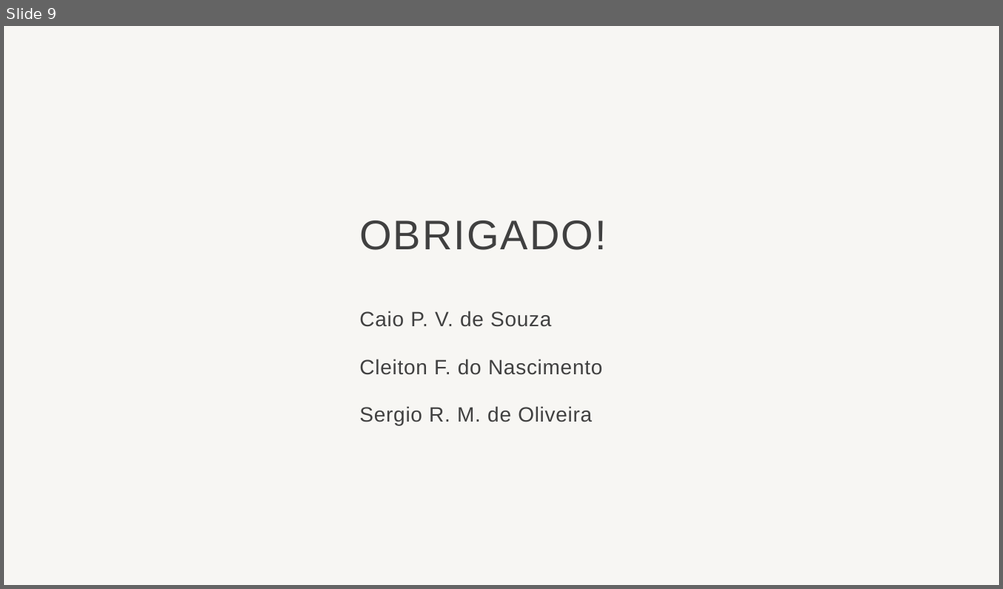
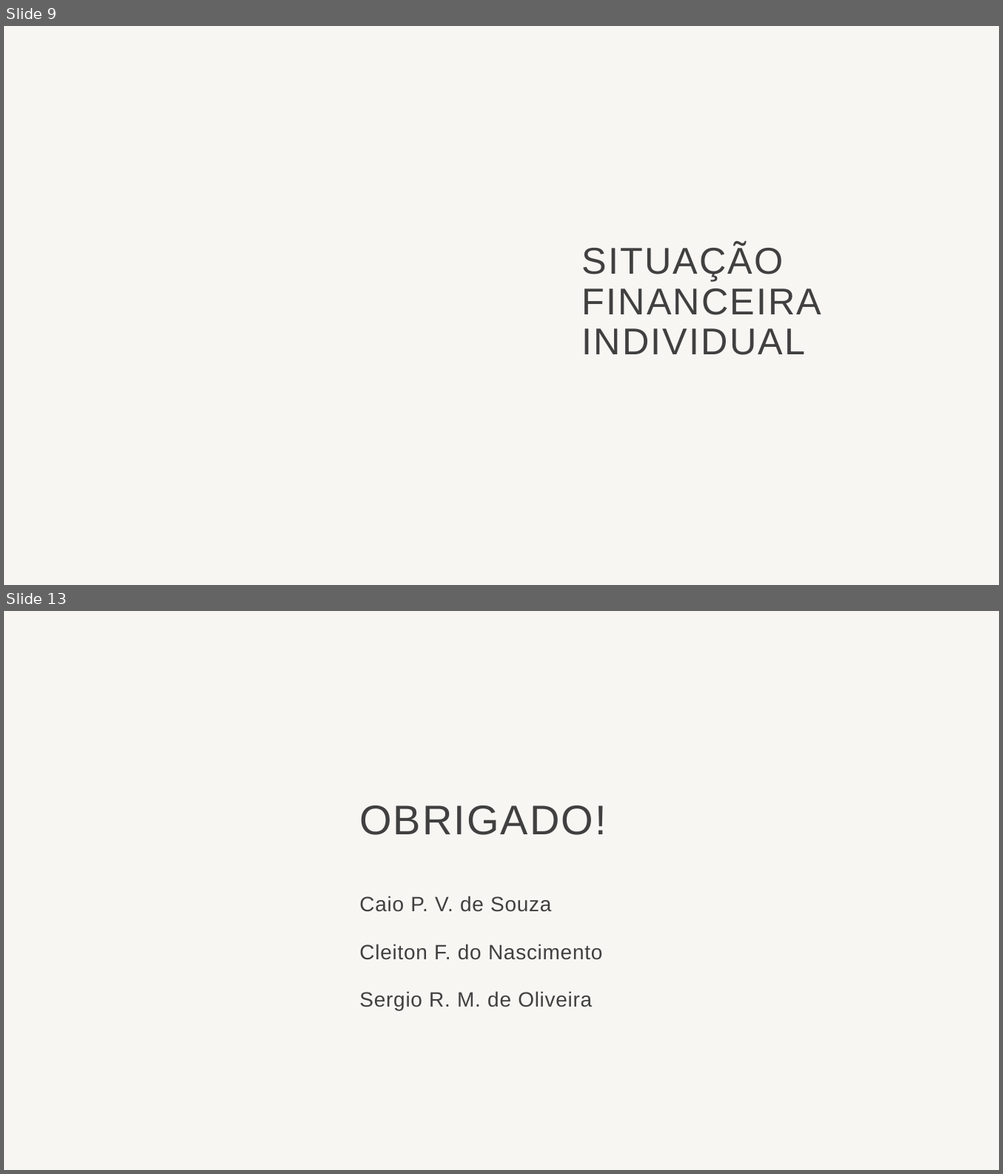
Before and after one commit to caiopsouza/enade, a slide deck: slides/slides.pptx. Shown one above the other, each under a label of ours: slide 9 before the commit, slides 9 and 13 after it; the slides between them are not shown. The pictures are 1003x589 and 1003x1174 pixels, drawn with LibreOffice and Linux fonts; fonts in the diff are those of the drawing; background and template pictures are left out. Boxes give left, top, right and bottom in pixels: in the first picture for what was removed or moved away, otherwise in the second. Text is boxed around its words. In the diff, an @@ line names an element or a change of style, - is before the commit and + after.

Commit message:
Renda individual

```diff
--- a/slides/slides.pptx
+++ b/slides/slides.pptx
@@ slide 9 added at (4,26,999,585), background #F7F6F3 @@
@@ title added at (582,244,822,355), 36 pt, text #404040 @@
+SITUAÇÃO FINANCEIRA
+INDIVIDUAL
@@ what was slide 9 is now slide 13 @@
```
Also in this commit, not shown: 2 slides changed, 3 other slides added, 5 other files.
